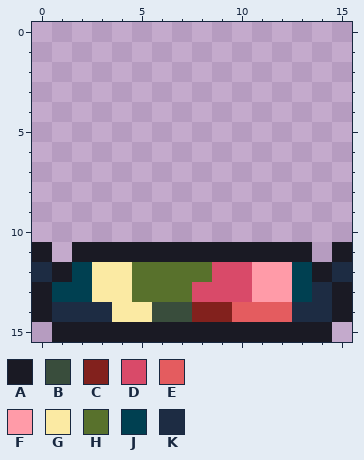
One commit to this pixel-art file: Seokbinggo_Client/Assets/Art/Buildings/saekdong_cushion.aseprite. Above is the file before it was changed.
16x16 pixels, 1 frame.
Palette (. is transparent): A #1a1a24  B #394d3c  C #82211d  D #d94a69  E #e45c5f  F #ff9ba8  G #fbeaa3  H #58712c  J #004051  K #1d2c43
The result:
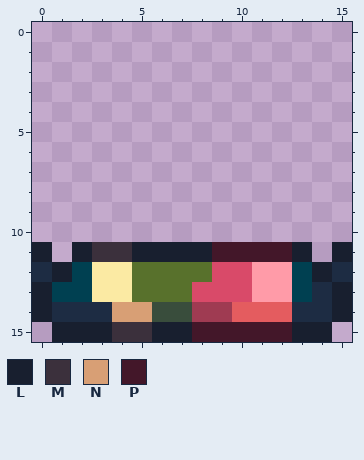
Colours new in this view: L #181f2f  M #3b303c  N #d89f75  P #431729
The edit:
@@ palette @@
-C #82211d
+C #9f3b52
@@ x 0..15 @@
 10 ................
-11 A.AAAAAAAAAAAA.A
-12 KAJGGHHHHDDFFJAK
-13 AJJGGHHHDDDFFJKA
-14 AKKKGGBBCCEEEKKA
-15 .AAAAAAAAAAAAAA.
+11 L.LMMLLLLPPPPL.L
+12 KLJGGHHHHDDFFJLK
+13 LJJGGHHHDDDFFJKL
+14 LKKKNNBBCCEEEKKL
+15 .LLLMMLLPPPPPLL.
Boxes around the changes in both pictures, in picture pixels (x1, y1, x2, y2):
changed: (32, 242, 352, 342)
